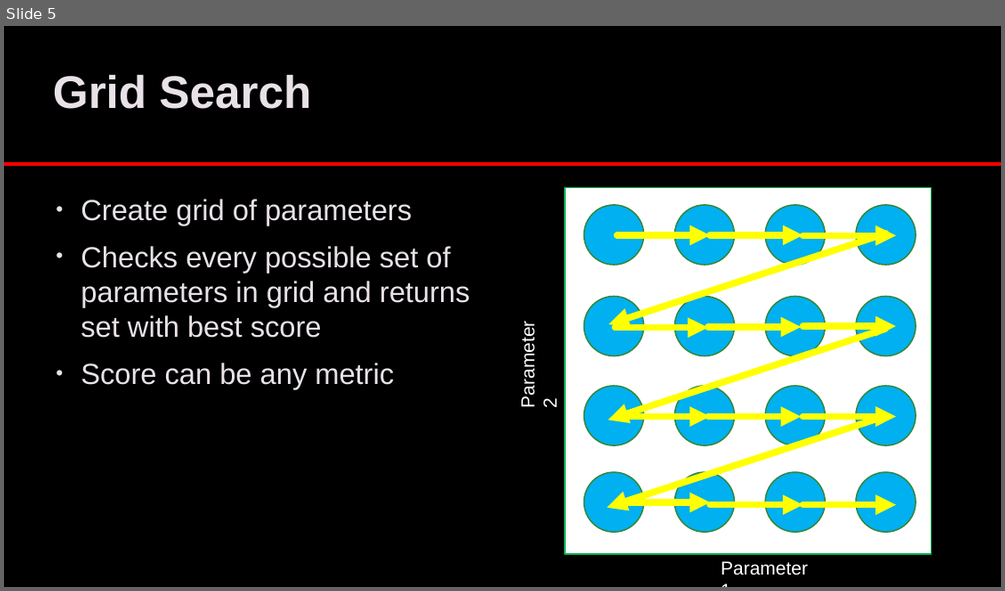
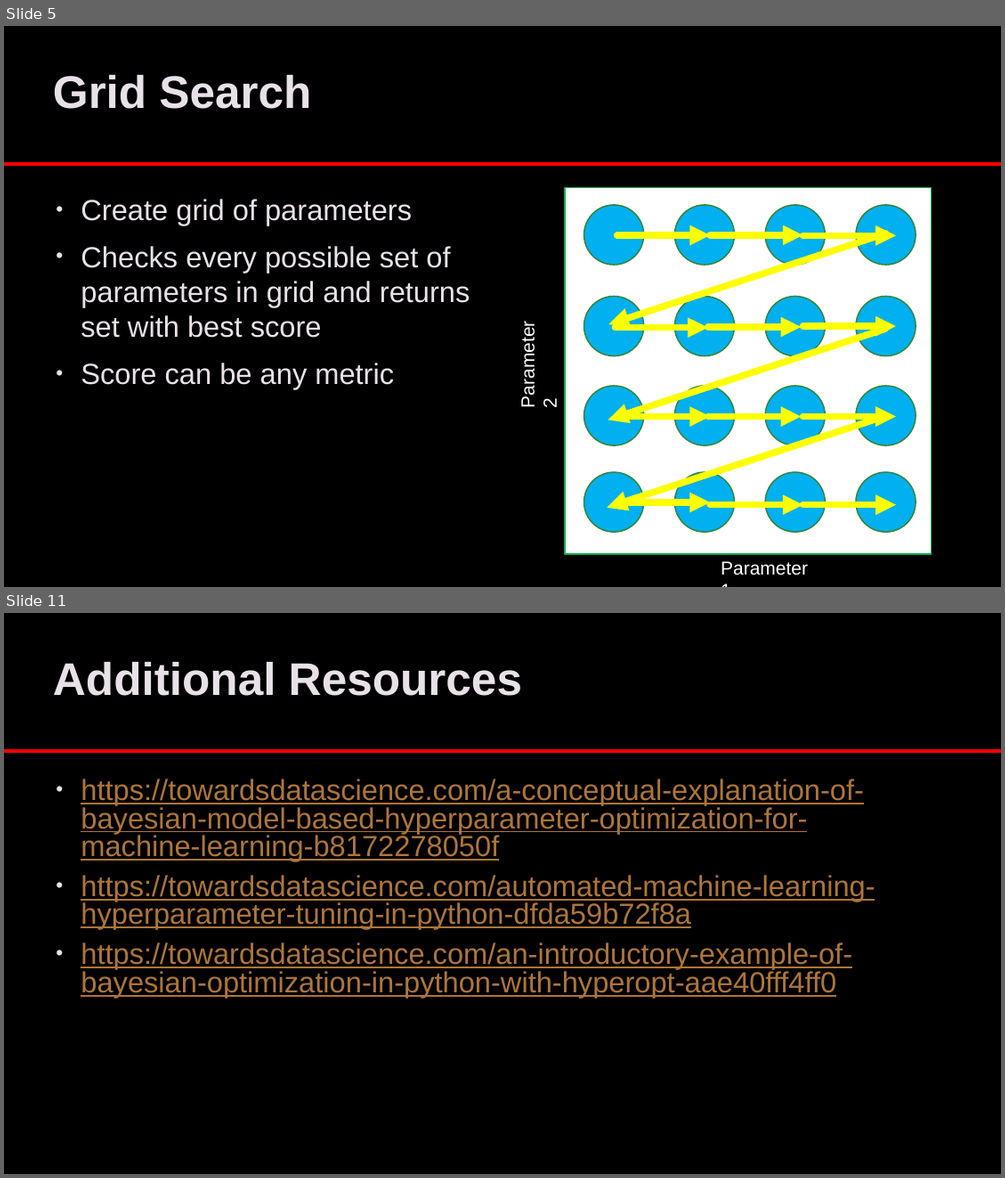
Before and after one commit to lukenew2/ds-demos, a slide deck: HyperParameterTuning.pptx. Shown one above the other, each under a label of ours: slide 5 before the commit, slides 5 and 11 after it; the slides between them are not shown. The pictures are 1005x591 and 1005x1178 pixels, drawn with LibreOffice and Linux fonts; fonts in the diff are those of the drawing; background and template pictures are left out. Boxes give left, top, right and bottom in pixels: in the first picture for what was removed or moved away, otherwise in the second. Text is boxed around its words. In the diff, an @@ line names an element or a change of style, - is before the commit and + after.

```diff
--- a/HyperParameterTuning.pptx
+++ b/HyperParameterTuning.pptx
@@ slide 11 added at (x1=4, y1=613, x2=1001, y2=1174), background picture (left out) @@
@@ title added at (x1=53, y1=661, x2=522, y2=696), 44 pt, text #E8E2E8, bold @@
+Additional Resources
@@ line added from (4, 751) to (1001, 751), #FF0000 3.5 pt @@
@@ text added at (x1=81, y1=779, x2=874, y2=997), 28 pt, text #AD7539, underline @@
+• https://towardsdatascience.com/a-conceptual-explanation-of-bayesian-model-based-hyperparameter-optimization-for-machine-learning-b8172278050f
+• https://towardsdatascience.com/automated-machine-learning-hyperparameter-tuning-in-python-dfda59b72f8a
+• https://towardsdatascience.com/an-introductory-example-of-bayesian-optimization-in-python-with-hyperopt-aae40fff4ff0
```
Also in this commit, not shown: 3 slides changed, 4 other slides added, 4 slides removed, 2 other files.
